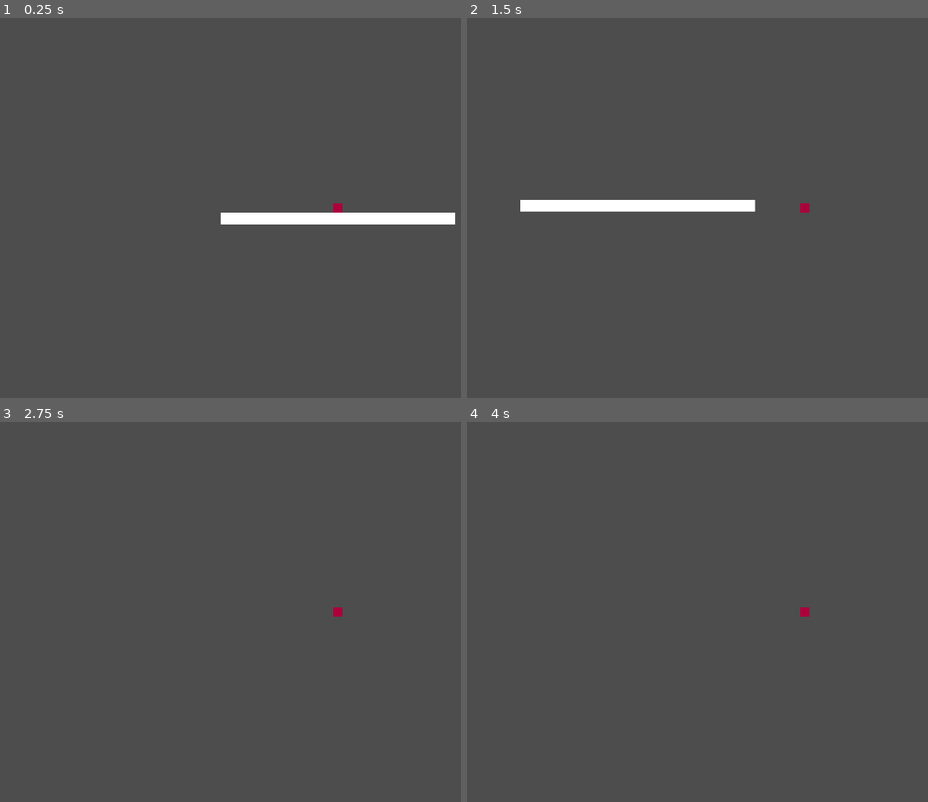
Above: before the commit, frames 1-4 (two rows, left to right).
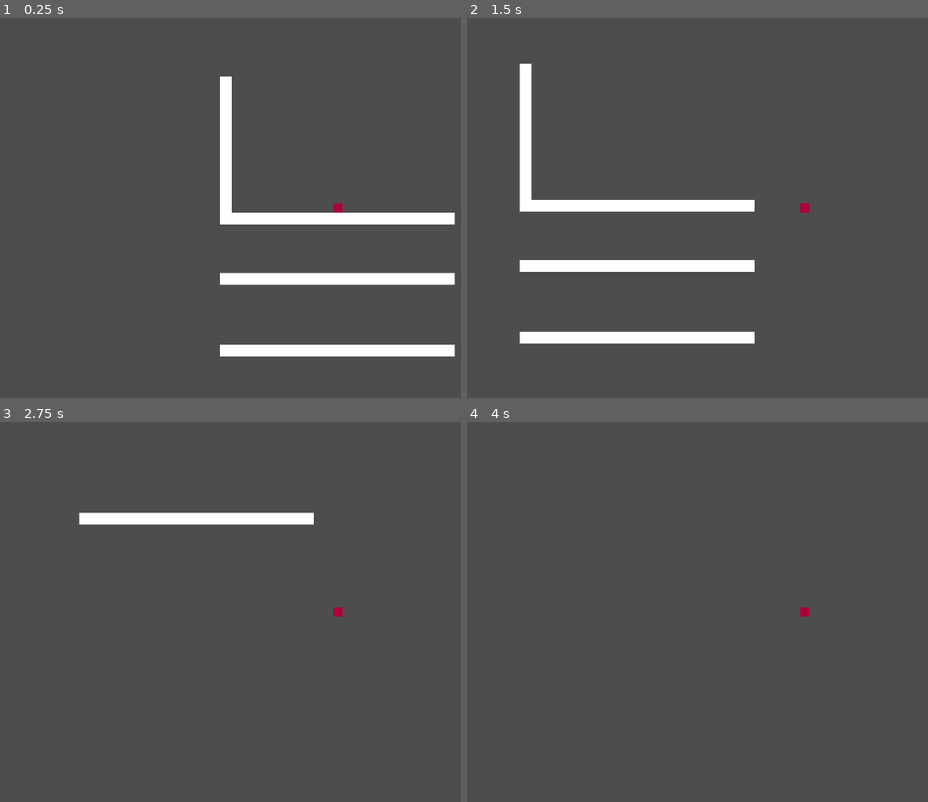
Above: after the commit, the same moments.

Repository: AHeathfield/MacGDC_LevelDesigner
Game: Godot game, scene res://Scenes/main.tscn
Two runs of this game, one before a commit and one after it. Both use one fixed random seed, a clock stepped at 60 frames per second and the inputs below.
Inputs:
- Up to frame 1 (0.25 s): no input
- Up to frame 2 (1.5 s): tap Enter at 0.5 s; hold D (Right) from 0.53 s (still down); tap Space (Jump) at 0.6, 0.77, 1.07, 1.35 s
- Up to frame 3 (2.75 s): tap Space (Jump) at 1.52, 1.82, 2.1 s; release D (Right) at 2.03 s; hold A (Left) from 2.03 s (still down)
- Up to frame 4 (4 s): release A (Left) at 2.78 s; hold D (Right) from 2.78 s (still down); tap Space (Jump) at 2.85, 3.02, 3.32, 3.5, 3.6, 3.77 s

The runs differ from the first frame. In frame 1, 4.2% of the frame differs, in the area x 47-99%, y 15-90%; in frame 2, 4.3%, in the area x 11-63%, y 12-86%; in frame 3, 1.7%; in frame 4, nothing differs.

Commit message:
Added wall slide and wall jump

Diff:
--- a/Scenes/main.tscn
+++ b/Scenes/main.tscn
@@ -1,6 +1,12 @@
-[gd_scene load_steps=4 format=3 uid="uid://7njst416oj38"]
+[gd_scene load_steps=7 format=3 uid="uid://7njst416oj38"]
 
 [ext_resource type="PackedScene" uid="uid://dj44kaa67lmof" path="res://Scenes/player.tscn" id="1_jjgbg"]
+
+[sub_resource type="RectangleShape2D" id="RectangleShape2D_bo1nx"]
+
+[sub_resource type="CanvasItemMaterial" id="CanvasItemMaterial_8gbba"]
+
+[sub_resource type="CanvasTexture" id="CanvasTexture_jjvhh"]
 
 [sub_resource type="RectangleShape2D" id="RectangleShape2D_jjgbg"]
 size = Vector2(400, 20)
@@ -10,6 +16,24 @@
 [node name="Main" type="Node2D"]
 
 [node name="Player" parent="." instance=ExtResource("1_jjgbg")]
+position = Vector2(1, 1)
+WALL_JUMP_X_SPEED = 2500
+
+[node name="WallJumpTimer" type="Timer" parent="Player"]
+wait_time = 0.05
+one_shot = true
+
+[node name="Wall" type="StaticBody2D" parent="."]
+position = Vector2(-190, -107)
+scale = Vector2(1, 11.6)
+
+[node name="CollisionShape2D" type="CollisionShape2D" parent="Wall"]
+shape = SubResource("RectangleShape2D_bo1nx")
+
+[node name="Sprite2D" type="Sprite2D" parent="Wall"]
+material = SubResource("CanvasItemMaterial_8gbba")
+scale = Vector2(20, 20)
+texture = SubResource("CanvasTexture_jjvhh")
 
 [node name="StaticBody2D" type="StaticBody2D" parent="."]
 position = Vector2(0, 19)
@@ -20,3 +44,35 @@
 [node name="Sprite2D" type="Sprite2D" parent="StaticBody2D"]
 scale = Vector2(400, 20)
 texture = SubResource("CanvasTexture_bo1nx")
+
+[node name="StaticBody2D2" type="StaticBody2D" parent="."]
+position = Vector2(0, 122)
+
+[node name="CollisionShape2D" type="CollisionShape2D" parent="StaticBody2D2"]
+shape = SubResource("RectangleShape2D_jjgbg")
+
+[node name="Sprite2D" type="Sprite2D" parent="StaticBody2D2"]
+scale = Vector2(400, 20)
+texture = SubResource("CanvasTexture_bo1nx")
+
+[node name="StaticBody2D3" type="StaticBody2D" parent="."]
+position = Vector2(0, 244)
+
+[node name="CollisionShape2D" type="CollisionShape2D" parent="StaticBody2D3"]
+shape = SubResource("RectangleShape2D_jjgbg")
+
+[node name="Sprite2D" type="Sprite2D" parent="StaticBody2D3"]
+scale = Vector2(400, 20)
+texture = SubResource("CanvasTexture_bo1nx")
+
+[node name="StaticBody2D4" type="StaticBody2D" parent="."]
+position = Vector2(0, 488)
+
+[node name="CollisionShape2D" type="CollisionShape2D" parent="StaticBody2D4"]
+shape = SubResource("RectangleShape2D_jjgbg")
+
+[node name="Sprite2D" type="Sprite2D" parent="StaticBody2D4"]
+scale = Vector2(400, 20)
+texture = SubResource("CanvasTexture_bo1nx")
+
+[connection signal="timeout" from="Player/WallJumpTimer" to="Player" method="_on_wall_jump_timer_timeout"]
--- a/Scenes/player.gd
+++ b/Scenes/player.gd
@@ -1,24 +1,74 @@
 extends CharacterBody2D
-
 
 const SPEED = 300.0
 const JUMP_VELOCITY = -400.0
+@export var MAX_FALL_SPEED = 500
+
+# Wall stuff
+@export var WALL_FALL_SPEED = 100
+@export var WALL_JUMP_X_SPEED = 500
+var directionAwayFromWall = 0
+var isWallSliding := false
+var isWallJumping := false
 
 func _physics_process(delta: float) -> void:
+	var direction := Input.get_axis("Left", "Right")
 	# Add the gravity.
 	if not is_on_floor():
 		velocity += get_gravity() * delta
+		if velocity.y > MAX_FALL_SPEED:
+			velocity.y = MAX_FALL_SPEED
 
-	# Handle jump.
-	if Input.is_action_just_pressed("Jump") and is_on_floor():
-		velocity.y = JUMP_VELOCITY
+	# for when they get on wall initially
+	if is_on_wall() and direction and velocity.y > 0:
+		isWallSliding = true
+		directionAwayFromWall = direction * -1
+	elif not isWallJumping:
+		if not is_on_wall():
+			isWallSliding = false
+			directionAwayFromWall = 0
+		if is_on_floor():
+			isWallSliding = false
+			directionAwayFromWall = 0
 
-	# Get the input direction and handle the movement/deceleration.
-	# As good practice, you should replace UI actions with custom gameplay actions.
-	var direction := Input.get_axis("Left", "Right")
+	# Handling Inputs
+	if not isWallJumping:
+		HandleDirectionalMovement(direction)
+	else:
+		HandleWallJumpBuffer()
+
+	HandleWallSlide()
+	HandleJump()
+
+	move_and_slide()
+
+
+func HandleJump() -> void:
+	if Input.is_action_just_pressed("Jump"):
+		if is_on_floor():
+			velocity.y = JUMP_VELOCITY
+		elif isWallSliding:
+			velocity.y = JUMP_VELOCITY
+			velocity.x = directionAwayFromWall * WALL_JUMP_X_SPEED
+			isWallSliding = false
+
+			# This handles jump buffer to achieve a smooth wall jump
+			isWallJumping = true
+			$WallJumpTimer.start()
+
+func HandleDirectionalMovement(direction) -> void:
 	if direction:
 		velocity.x = direction * SPEED
 	else:
-		velocity.x = move_toward(velocity.x, 0, SPEED)
+		velocity.x = 0
 
-	move_and_slide()
+func HandleWallSlide() -> void:
+	if isWallSliding:
+		velocity.y = WALL_FALL_SPEED
+
+func HandleWallJumpBuffer() -> void:
+	velocity.x = directionAwayFromWall * SPEED
+
+func _on_wall_jump_timer_timeout() -> void:
+	isWallJumping = false
+	directionAwayFromWall = 0
